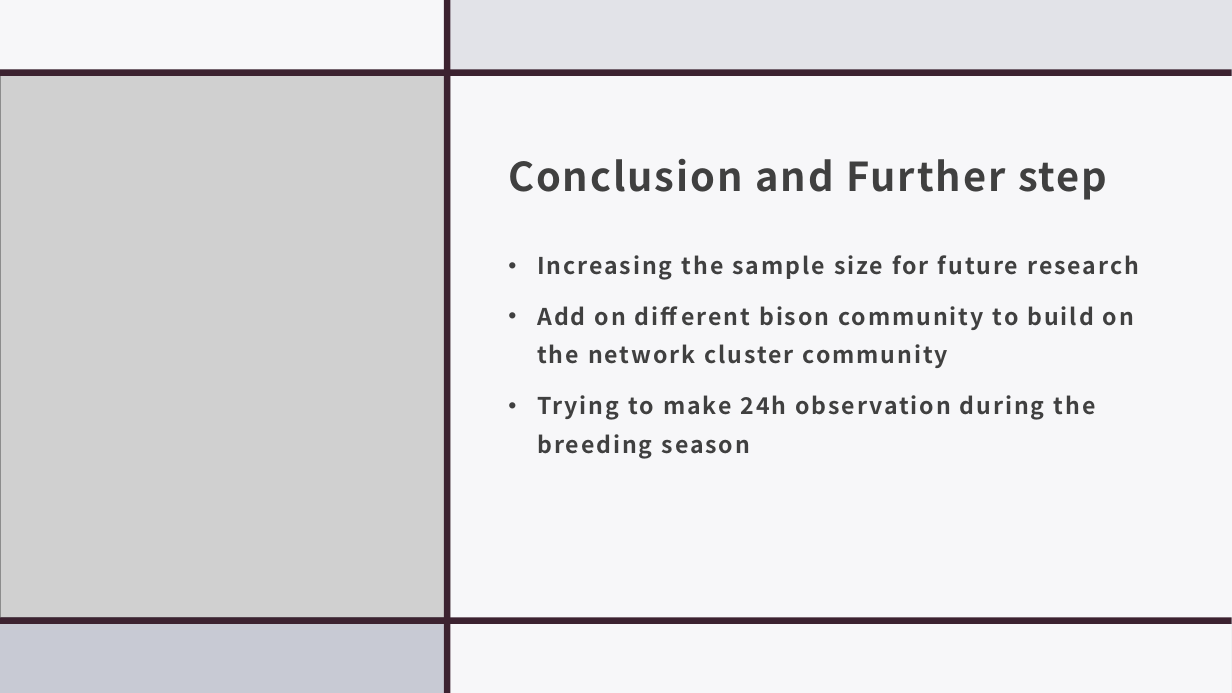
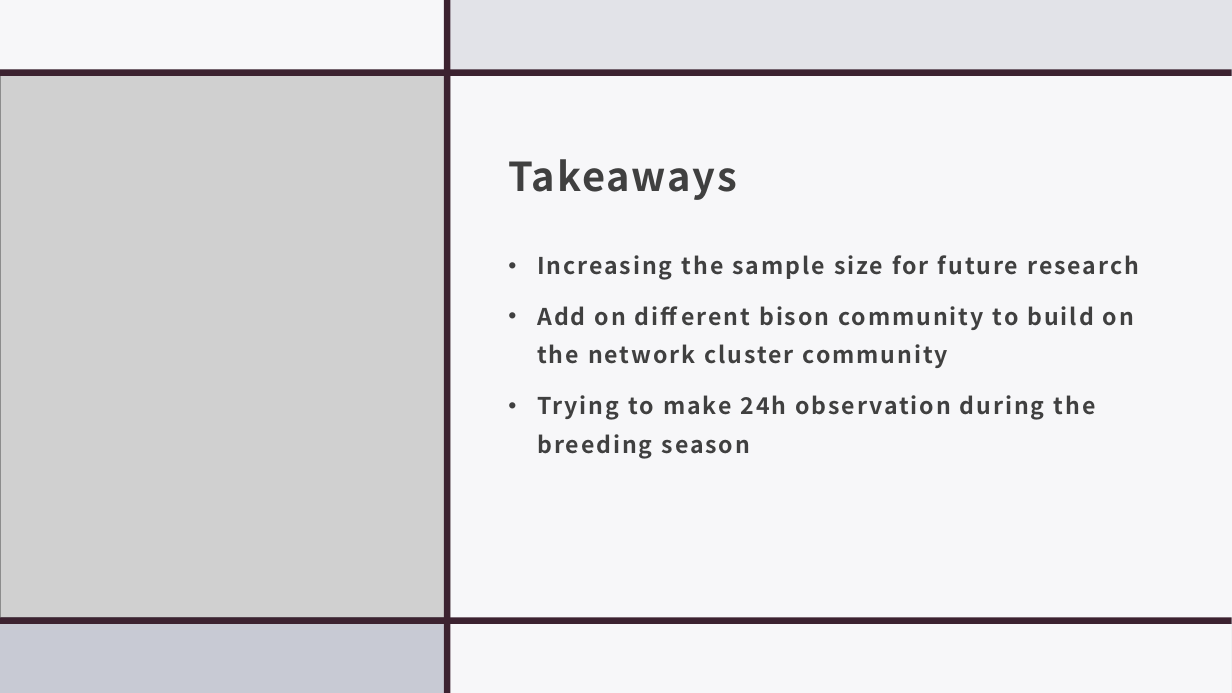
Before and after one commit to VUDataSci/data-presentation-FrankYang7777, a slide deck: slide 8 of Bison_Presentation.pptx. Drawn at 1232x693 pixels with LibreOffice and Linux fonts; fonts in the diff are those of the drawing; grey boxes stand for pictures. Boxes give left, top, right and bottom in pixels: in the first picture for what was removed or moved away, otherwise in the second. Text is boxed around its words. In the diff, an @@ line names an element or a change of style, - is before the commit and + after.

```diff
--- a/Bison_Presentation.pptx
+++ b/Bison_Presentation.pptx
@@ title at bbox=[508, 159, 737, 200]: text changed @@
-Conclusion and Further step
+Takeaways
```
Also in this commit, not shown: 2 other slides changed, 1 other file.
